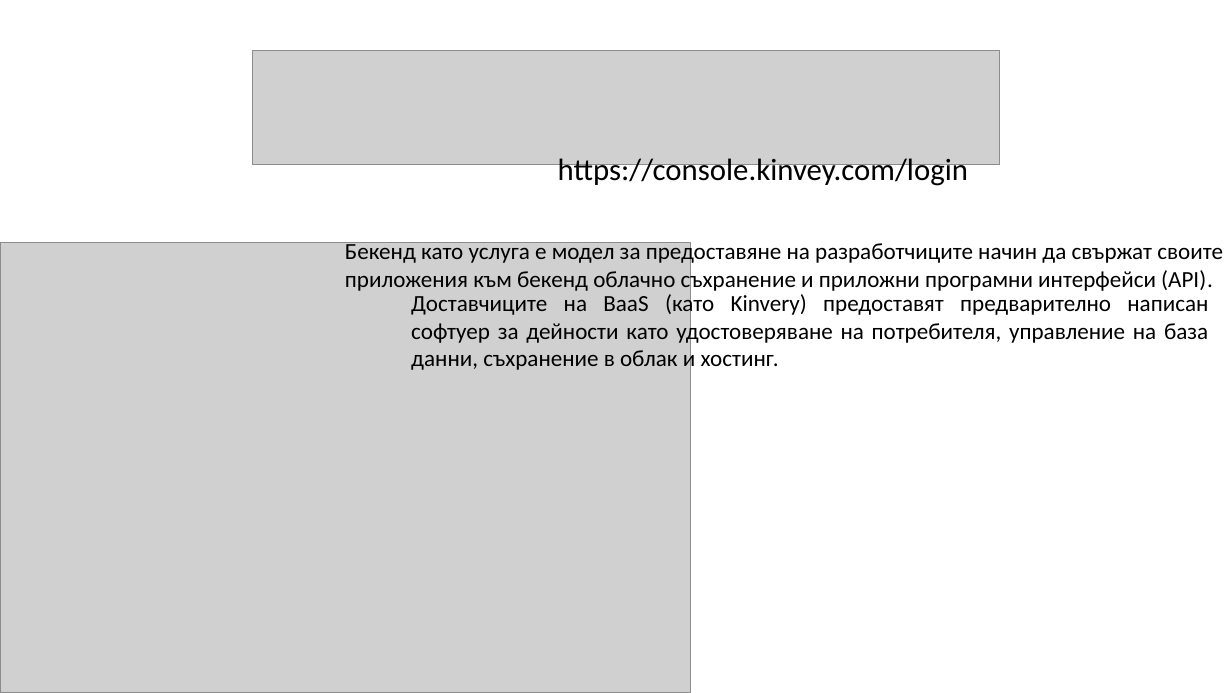
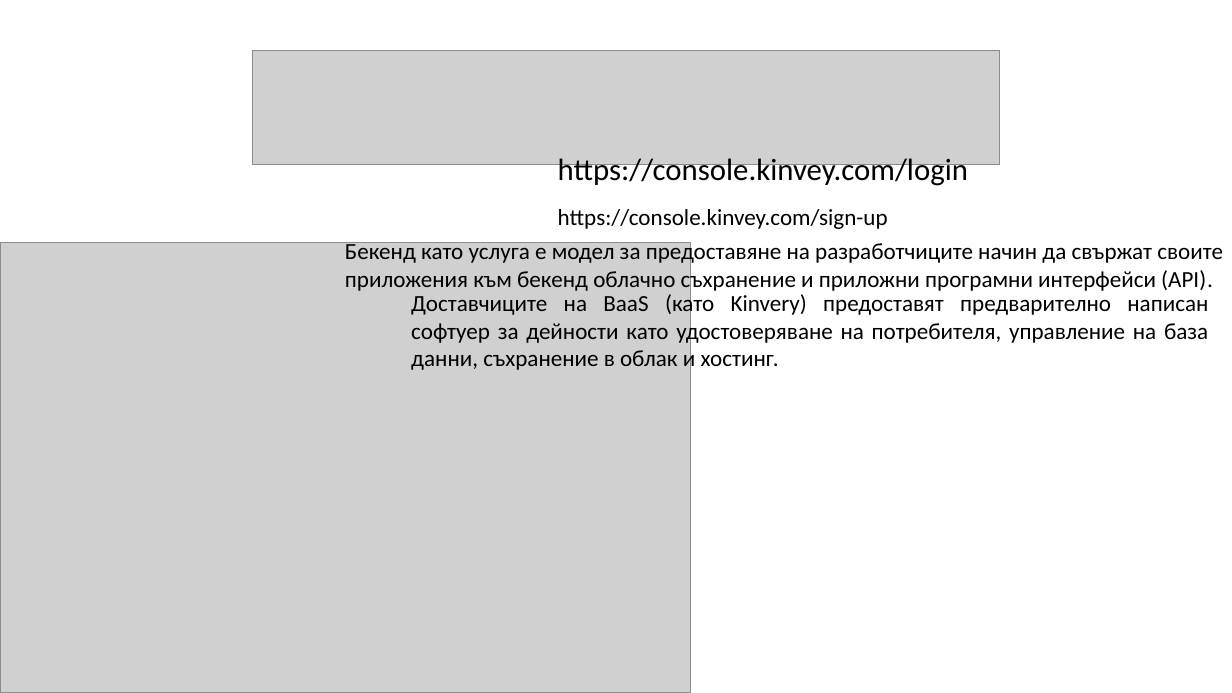
Before and after one commit to profjordanov/hybrid-app-development, a slide deck: slide 1 of 03. Async JS/kinvey.pptx. Drawn at 1232x693 pixels with LibreOffice and Linux fonts; fonts in the diff are those of the drawing; grey boxes stand for pictures. Boxes give left, top, right and bottom in pixels: in the first picture for what was removed or moved away, otherwise in the second. Text is boxed around its words. In the diff, an @@ line names an element or a change of style, - is before the commit and + after.

```diff
--- a/03. Async JS/kinvey.pptx
+++ b/03. Async JS/kinvey.pptx
@@ text added at (x1=558, y1=209, x2=888, y2=229), 18 pt, text #000000 @@
+https://console.kinvey.com/sign-up
```
Also in this commit, not shown: 39 other files.
